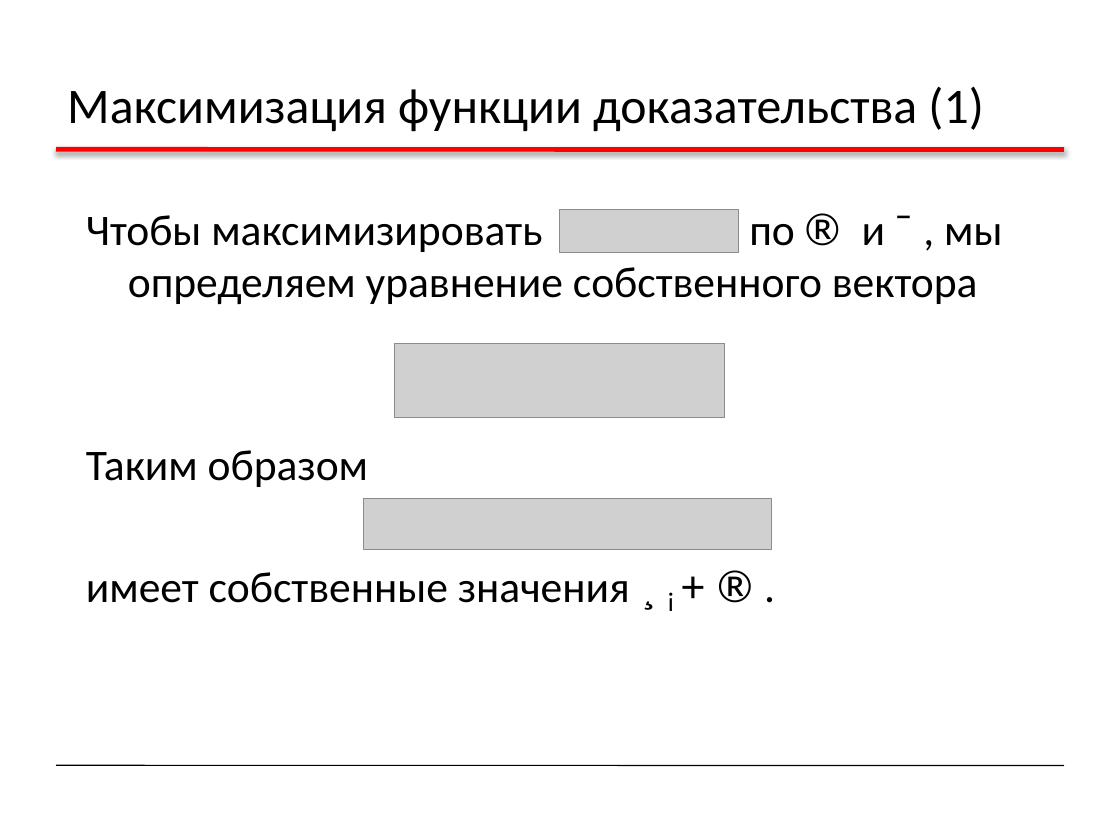
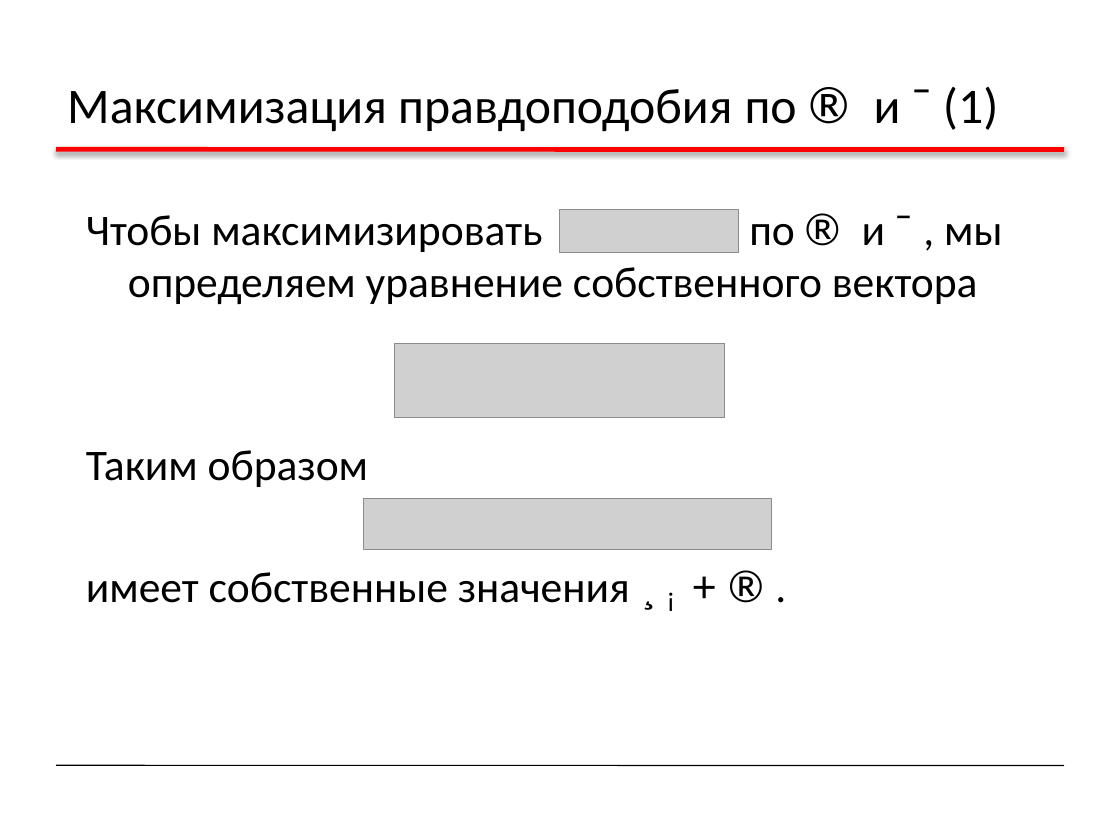
Before and after one commit to sudakov/ai-lab, a slide deck: slide 49 of ML2.pptx (slide 51 before the commit). Drawn at 1120x840 pixels with LibreOffice and Linux fonts; fonts in the diff are those of the drawing; grey boxes stand for pictures. Boxes give left, top, right and bottom in pixels: in the first picture for what was removed or moved away, otherwise in the second. Text is boxed around its words. In the diff, an @@ line names an element or a change of style, - is before the commit and + after.

```diff
--- a/ML2.pptx
+++ b/ML2.pptx
@@ title at (67, 87, 998, 132): text changed @@
-Максимизация функции доказательства (1)
+Максимизация правдоподобия по ® и ¯ (1)
```
Also in this commit, not shown: 11 other slides changed, 5 slides removed, 5 other files.
